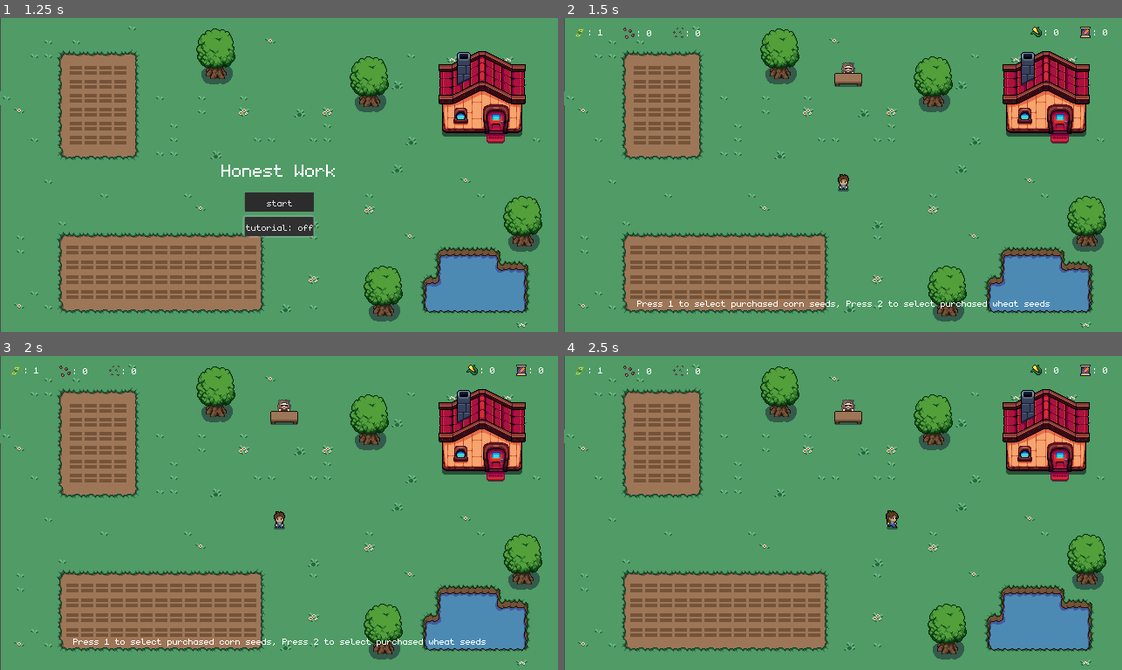
Above: before the commit, frames 1-4 (two rows, left to right).
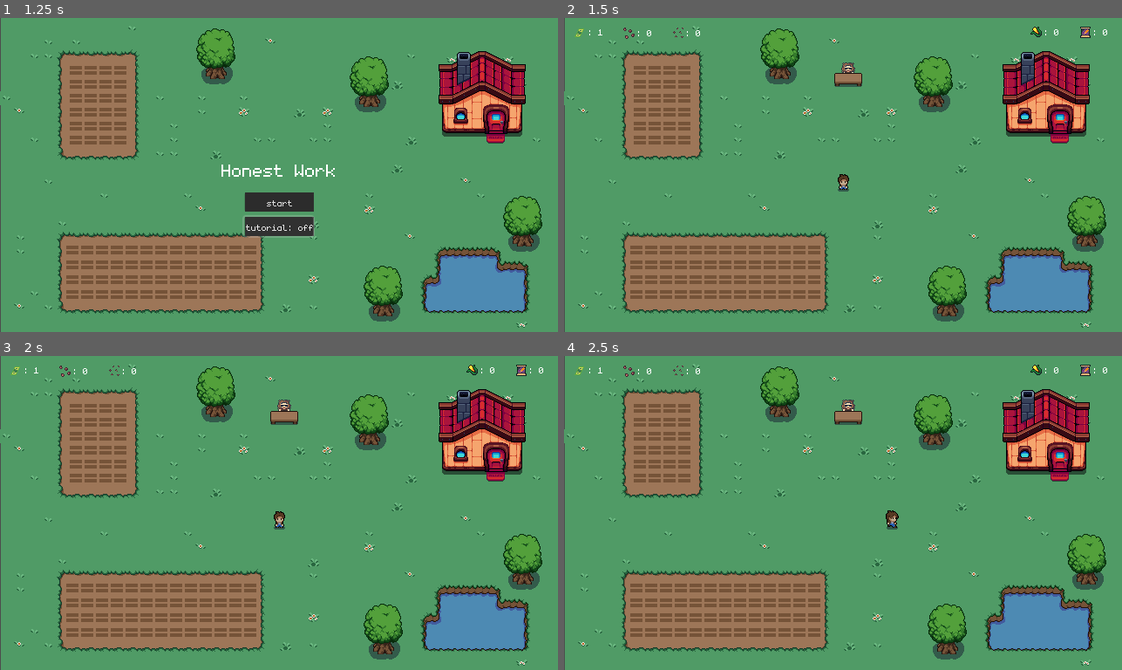
Above: after the commit, the same moments.

Repository: cammcinnes/wintermelonjam-2023
Game: Godot game, scene res://scenes/main.tscn
The game is run twice, just before and just after one commit, with the same random seed, the same clock (stepped at 60 frames per second) and the same inputs.
Inputs (mouse positions are in pixels of both pictures, inside the frame that each line leads up to):
- Up to frame 1 (1.25 s): click (279, 225) at 0.5 s
- Up to frame 2 (1.5 s): click (843, 203) at 1.25 s
- Up to frame 3 (2 s): no input
- Up to frame 4 (2.5 s): move the mouse to (815, 588) at 2.02 s; hold D (move_right) from 2.03 s (still down); tap 1 (select_corn) at 2.1 s

Frame 1 is identical in both runs. In frame 2, 0.4% of the frame differs, in the area x 13-88%, y 90-93%; in frame 3, 0.4%; in frame 4, nothing differs.

Commit message:
Display no tutorial when tutorial off

Diff:
--- a/scripts/gui.gd
+++ b/scripts/gui.gd
@@ -171,6 +171,7 @@
 		Main.first_time_sell = true
 		Main.first_time_objective = true
 		Main.first_time_win = true
+		Main.first_time_select = true
 	else:
 		Main.first_time_buy = false
 		Main.first_time_plant = false
@@ -178,3 +179,4 @@
 		Main.first_time_sell = false
 		Main.first_time_objective = false
 		Main.first_time_win = false
+		Main.first_time_select = false
